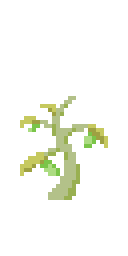
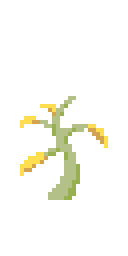
Before/after of a 128x256 layered artwork. What changed in the layer stack:
hid "Bean Plant" over [20, 104, 108, 176]
hid "Green Bean Plant" over [20, 104, 108, 176]
renamed "Yellow Bean Plant" to "Yellow Bean Plant Empty", painted on it over [20, 104, 108, 176]
